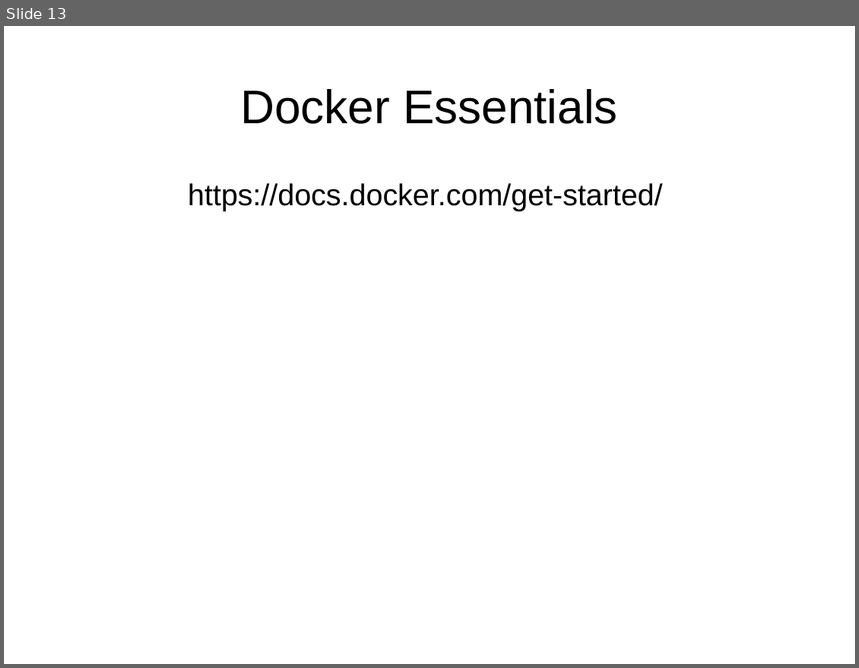
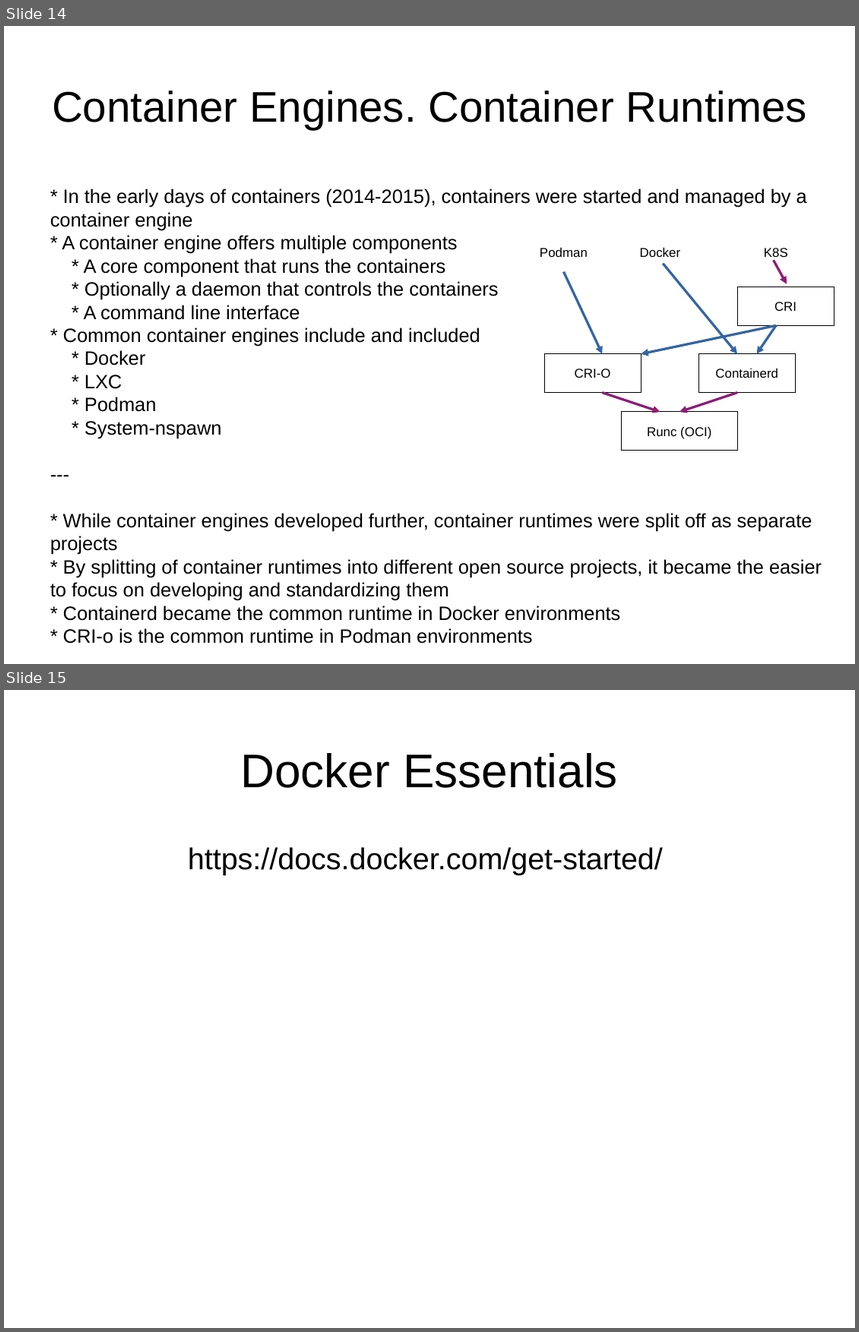
Before and after one commit to j-avdeev/DevOps, a slide deck: Lec presentations/DevOps - lec2 - RAID VM Docker.odp. Shown one above the other, each under a label of ours: slide 13 before the commit, slides 14 and 15 after it. The pictures are 859x668 and 859x1332 pixels, drawn with LibreOffice and Linux fonts; fonts in the diff are those of the drawing. Boxes give left, top, right and bottom in pixels: in the first picture for what was removed or moved away, otherwise in the second. Text is boxed around its words. In the diff, an @@ line names an element or a change of style, - is before the commit and + after.

Commit message:
upd RAID VM Docker ppt - about Containers, upd Assignment Docker

```diff
--- a/Lec presentations/DevOps - lec2 - RAID VM Docker.odp
+++ b/Lec presentations/DevOps - lec2 - RAID VM Docker.odp
@@ slide 14 added at bbox=[4, 26, 855, 664], background #FFFFFF @@
@@ title added at bbox=[52, 91, 807, 129], 40 pt, text #000000 @@
+Container Engines. Container Runtimes
@@ text added at bbox=[50, 189, 822, 621], 18 pt, text #000000 @@
+* In the early days of containers (2014-2015), containers were started and managed by a container engine
+* A container engine offers multiple components
+* A core component that runs the containers
+* Optionally a daemon that controls the containers
+* A command line interface
+* Common container engines include and included
+* Docker
+* LXC
+* Podman
+* System-nspawn
+---
+* While container engines developed further, container runtimes were split off as separate projects
+* By splitting of container runtimes into different open source projects, it became the easier to focus on developing and standardizing them
+* Containerd became the common runtime in Docker environments
+* CRI-o is the common runtime in Podman environments
@@ rectangle added at bbox=[525, 233, 603, 272], fill #FFFFFF, outline #FFFFFF 0 pt, 12 pt, text #000000 @@
+Podman
@@ rectangle added at bbox=[622, 233, 699, 272], fill #FFFFFF, outline #FFFFFF 0 pt, 12 pt, text #000000 @@
+Docker
@@ rectangle added at bbox=[738, 233, 815, 272], fill #FFFFFF, outline #FFFFFF 0 pt, 12 pt, text #000000 @@
+K8S
@@ arrow added from (564, 272) to (603, 354), #3465A4 2.3 pt @@
@@ arrow added from (664, 264) to (738, 354), #3465A4 2.3 pt @@
@@ arrow added from (774, 260) to (788, 284), #8D1D75 2.3 pt @@
@@ rectangle added at bbox=[738, 287, 835, 325], fill #FFFFFF, outline #000000 0 pt, 12 pt, text #000000 @@
+CRI
@@ arrow added from (776, 325) to (641, 354), #3465A4 2.3 pt @@
@@ arrow added from (776, 325) to (757, 354), #3465A4 2.3 pt @@
@@ rectangle added at bbox=[544, 354, 641, 393], fill #FFFFFF, outline #000000 0 pt, 12 pt, text #000000 @@
+CRI-O
@@ rectangle added at bbox=[699, 354, 796, 393], fill #FFFFFF, outline #000000 0 pt, 12 pt, text #000000 @@
+Containerd
@@ arrow added from (603, 393) to (661, 412), #8D1D75 2.3 pt @@
@@ rectangle added at bbox=[622, 412, 738, 451], fill #FFFFFF, outline #000000 0 pt, 12 pt, text #000000 @@
+Runc (OCI)
@@ arrow added from (738, 393) to (680, 412), #8D1D75 2.3 pt @@
@@ what was slide 13 is now slide 15 @@
```
Also in this commit, not shown: 1 slide changed, 1 other slide added, 2 other files.
